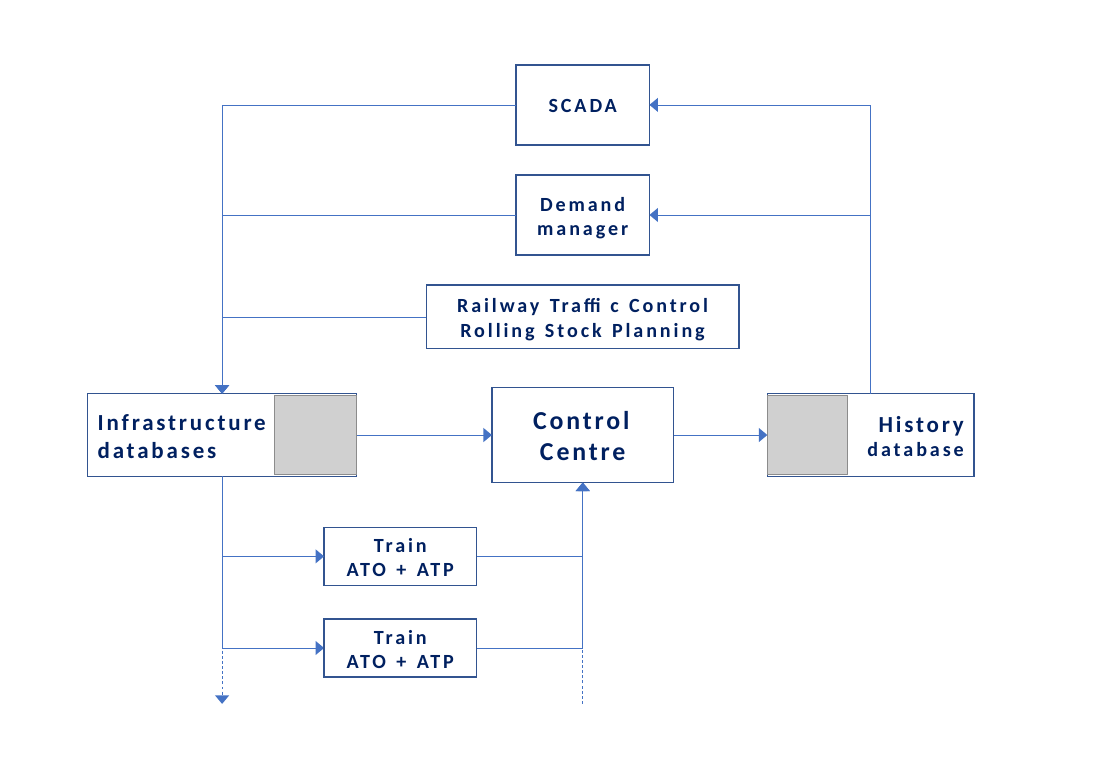
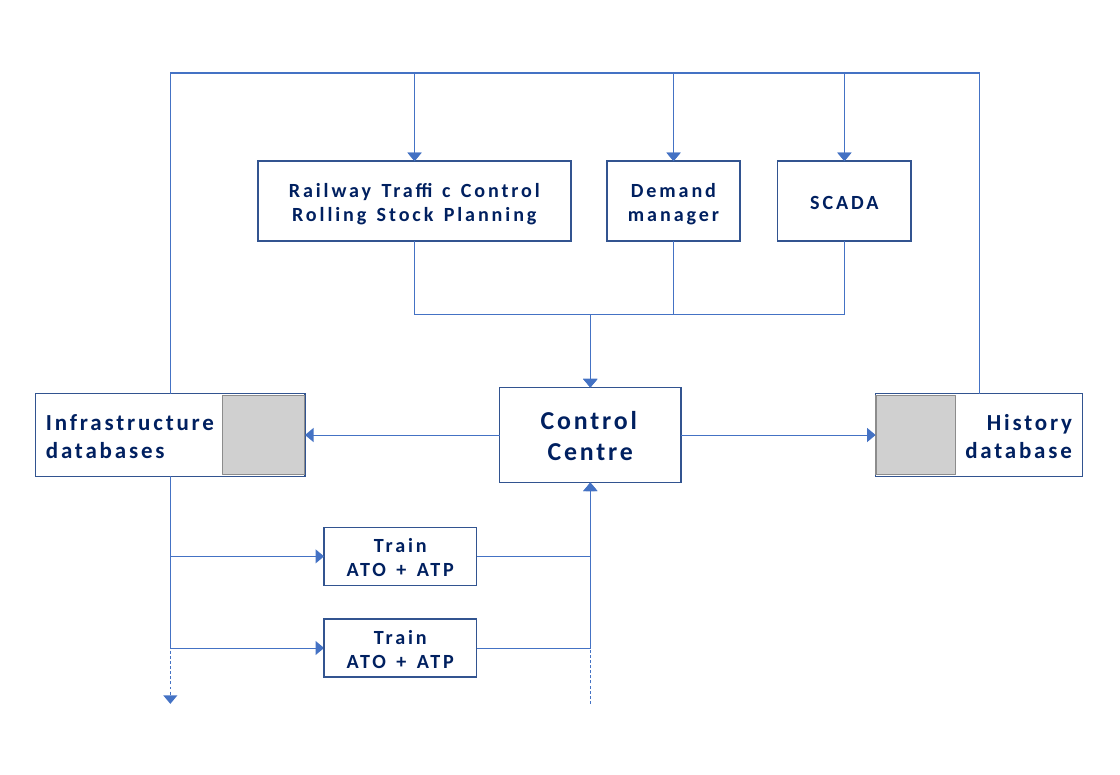
Before and after one commit to trencat/Trencat, a slide deck: slide 21 of doc/source/figures/figures.pptx. Drawn at 1120x775 pixels with LibreOffice and Linux fonts; fonts in the diff are those of the drawing; grey boxes stand for pictures. Boxes give left, top, right and bottom in pixels: in the first picture for what was removed or moved away, otherwise in the second. Text is boxed around its words. In the diff, an @@ line names an element or a change of style, - is before the commit and + after.

```diff
--- a/doc/source/figures/figures.pptx
+++ b/doc/source/figures/figures.pptx
@@ elbow arrow moved from (516, 105) - (222, 394) to (171, 394) - (415, 161) @@
@@ elbow arrow added from (171, 394) to (845, 161), #4472C4 0.5 pt @@
@@ elbow arrow added from (171, 394) to (674, 161), #4472C4 0.5 pt @@
@@ elbow arrow added from (979, 394) to (415, 161), #4472C4 0.5 pt @@
@@ elbow arrow moved from (871, 394) - (649, 105) to (979, 394) - (674, 161) @@
@@ elbow arrow added from (979, 394) to (845, 161), #4472C4 0.5 pt @@
@@ rectangle "Railway Traffic Control": place and size @@
-rectangle "Railway Traffic Control" at bbox=[426, 285, 739, 349]
+rectangle "Railway Traffic Control" at bbox=[259, 161, 572, 241]
@@ rectangle "Demand": place and size @@
-rectangle "Demand" at bbox=[516, 175, 649, 254]
+rectangle "Demand" at bbox=[607, 161, 740, 241]
@@ rectangle "SCADA": place and size @@
-rectangle "SCADA" at bbox=[516, 65, 649, 145]
+rectangle "SCADA" at bbox=[778, 161, 911, 241]
@@ elbow arrow moved from (516, 215) - (222, 394) to (415, 241) - (591, 388) @@
@@ elbow arrow moved from (871, 394) - (649, 215) to (845, 241) - (591, 388) @@
@@ elbow arrow added from (674, 241) to (591, 388), #4472C4 0.5 pt @@
@@ elbow arrow removed from (426, 317) to (222, 394) @@
@@ rectangle "Control Centre": place and size @@
-rectangle "Control Centre" at bbox=[492, 388, 674, 483]
+rectangle "Control Centre" at bbox=[500, 388, 682, 483]
@@ picture: place and size @@
-picture at bbox=[768, 395, 848, 475]
+picture at bbox=[876, 395, 956, 475]
@@ rectangle "History": place and size @@
-rectangle "History" at bbox=[767, 394, 974, 477]
+rectangle "History" at bbox=[876, 394, 1083, 477]
@@ arrow moved from (357, 435) - (492, 435) to (305, 435) - (500, 435) @@
@@ arrow (305, 435) - (500, 435): arrowheads changed @@
@@ arrow moved from (674, 435) - (767, 435) to (682, 435) - (876, 435) @@
@@ text in rectangle at bbox=[965, 442, 1072, 458]: size 14 to 16 pt in "database" @@
@@ 1 picture, 1 rectangle, 1 arrow: place and size @@
-1 picture, 1 rectangle, 1 arrow at bbox=[88, 394, 357, 704]
+1 picture, 1 rectangle, 1 arrow at bbox=[36, 394, 305, 704]
@@ elbow arrow moved from (222, 477) - (325, 648) to (171, 477) - (325, 648) @@
@@ elbow arrow moved from (222, 477) - (325, 556) to (171, 477) - (325, 556) @@
@@ elbow arrow moved from (477, 648) - (583, 483) to (477, 648) - (591, 483) @@
@@ elbow arrow moved from (477, 556) - (583, 483) to (477, 556) - (591, 483) @@
@@ arrow moved from (583, 704) - (583, 483) to (591, 704) - (591, 483) @@
```
Also in this commit, not shown: 1 other slide changed, 4 slides added, 11 other files.
